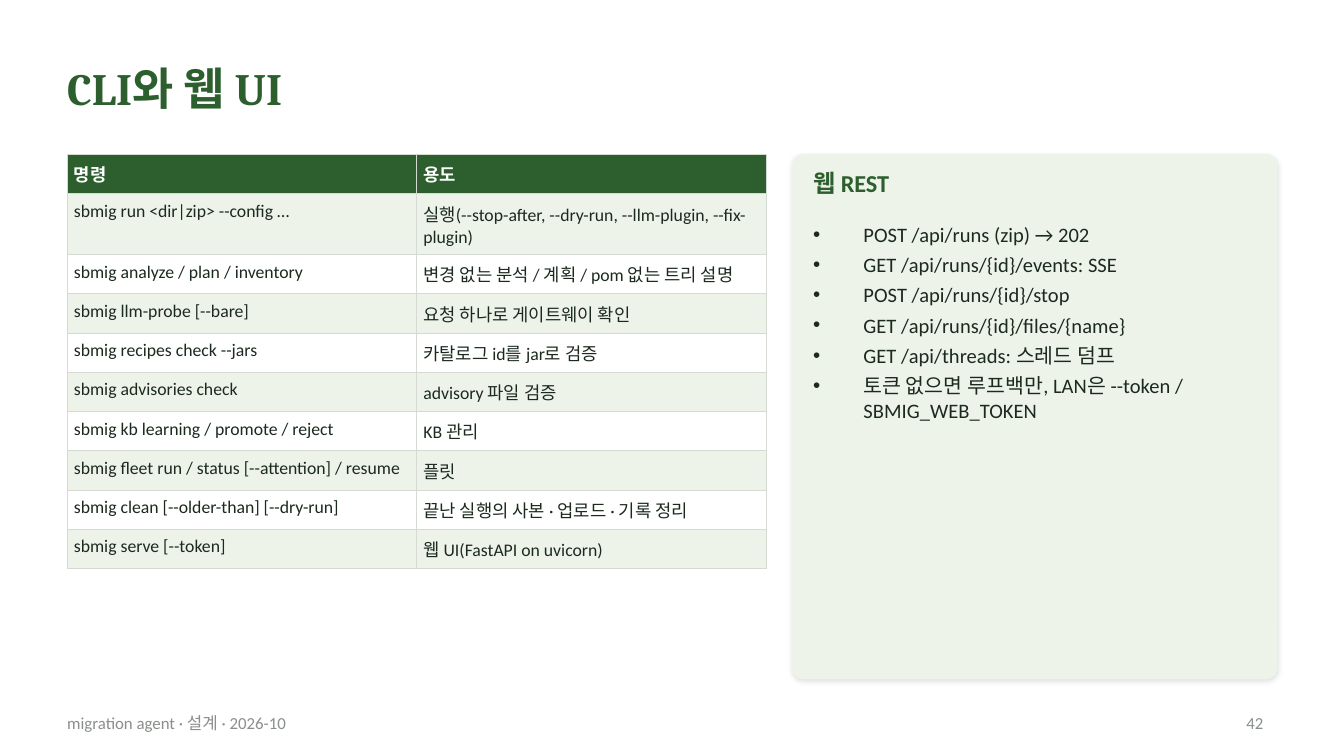
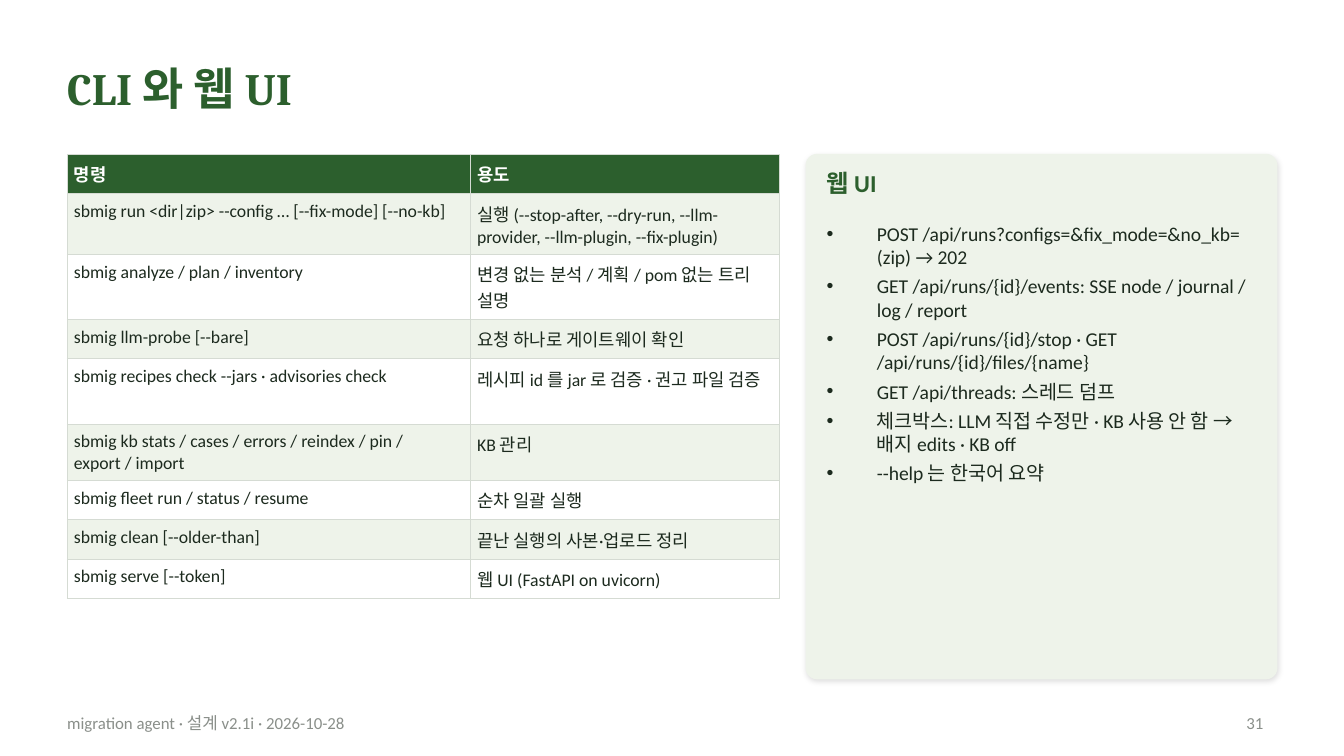
Before and after one commit to acandiatale/tutu, a slide deck: slide 31 of docs/migration-agent/migration-agent.pptx (slide 42 before the commit). Drawn at 1344x756 pixels with LibreOffice and Linux fonts; fonts in the diff are those of the drawing. Boxes give left, top, right and bottom in pixels: in the first picture for what was removed or moved away, otherwise in the second. Text is boxed around its words. In the diff, an @@ line names an element or a change of style, - is before the commit and + after.

```diff
--- a/docs/migration-agent/migration-agent.pptx
+++ b/docs/migration-agent/migration-agent.pptx
@@ title at bbox=[67, 67, 292, 109]: spaces changed @@
-CLI와 웹 UI
+CLI 와 웹 UI
@@ table at bbox=[67, 155, 780, 593] @@
-row 2, column 1: sbmig run <dir|zip> --config …
+row 2, column 1: sbmig run <dir|zip> --config … [--fix-mode] [--no-kb]
-row 2, column 2: 실행(--stop-after, --dry-run, --llm-plugin, --fix-plugin)
+row 2, column 2: 실행 (--stop-after, --dry-run, --llm-provider, --llm-plugin, --fix-plugin)
-row 5: sbmig recipes check --jars | 카탈로그 id를 jar로 검증
-row 6: sbmig advisories check | advisory 파일 검증
-row 7: sbmig kb learning / promote / reject | KB 관리
-row 8: sbmig fleet run / status [--attention] / resume | 플릿
-row 9: sbmig clean [--older-than] [--dry-run] | 끝난 실행의 사본 · 업로드 · 기록 정리
-row 10: sbmig serve [--token] | 웹 UI(FastAPI on uvicorn)
+row 5: sbmig recipes check --jars · advisories check | 레시피 id 를 jar 로 검증 · 권고 파일 검증
+row 6: sbmig kb stats / cases / errors / reindex / pin / export / import | KB 관리
+row 7: sbmig fleet run / status / resume | 순차 일괄 실행
+row 8: sbmig clean [--older-than] | 끝난 실행의 사본·업로드 정리
+row 9: sbmig serve [--token] | 웹 UI (FastAPI on uvicorn)
@@ table: place and size @@
-table at bbox=[67, 155, 766, 562]
+table at bbox=[67, 155, 780, 593]
@@ rounded rectangle: place and size @@
-rounded rectangle at bbox=[793, 155, 1277, 679]
+rounded rectangle at bbox=[806, 155, 1277, 679]
@@ rounded rectangle at bbox=[806, 155, 1277, 679]: proportions changed @@
@@ text at bbox=[827, 171, 876, 194]: text changed @@
-웹 REST
+웹 UI
@@ text "POST /api/runs?configs=&fix_mode=&no_kb= (zip) → 202": place and size @@
-text "POST /api/runs?configs=&fix_mode=&no_kb= (zip) → 202" at bbox=[863, 227, 1171, 421]
+text "POST /api/runs?configs=&fix_mode=&no_kb= (zip) → 202" at bbox=[877, 227, 1240, 483]
@@ text at bbox=[877, 227, 1240, 372]: text changed; size 11 to 10.5 pt @@
-• POST /api/runs (zip) → 202
-• GET /api/runs/{id}/events: SSE
-• POST /api/runs/{id}/stop
-• GET /api/runs/{id}/files/{name}
+• POST /api/runs?configs=&fix_mode=&no_kb= (zip) → 202
+• GET /api/runs/{id}/events: SSE node / journal / log / report
+• POST /api/runs/{id}/stop · GET /api/runs/{id}/files/{name}
@@ text at bbox=[877, 382, 1115, 402]: size 11 to 10.5 pt in "GET /api/threads: 스레드 덤프" @@
@@ text at bbox=[877, 411, 1209, 483]: text changed; size 11 to 10.5 pt @@
-• 토큰 없으면 루프백만, LAN은 --token / SBMIG_WEB_TOKEN
+• 체크박스: LLM 직접 수정만 · KB 사용 안 함 → 배지 edits · KB off
+• --help 는 한국어 요약
@@ text at bbox=[67, 715, 344, 732]: text changed @@
-migration agent · 설계 · 2026-10
+migration agent · 설계 v2.1i · 2026-10-28
@@ page number at bbox=[1246, 718, 1263, 729]: text changed @@
-42
+31
```
Also in this commit, not shown: 9 other slides changed, 27 slides added, 35 slides removed, 31 other files.
